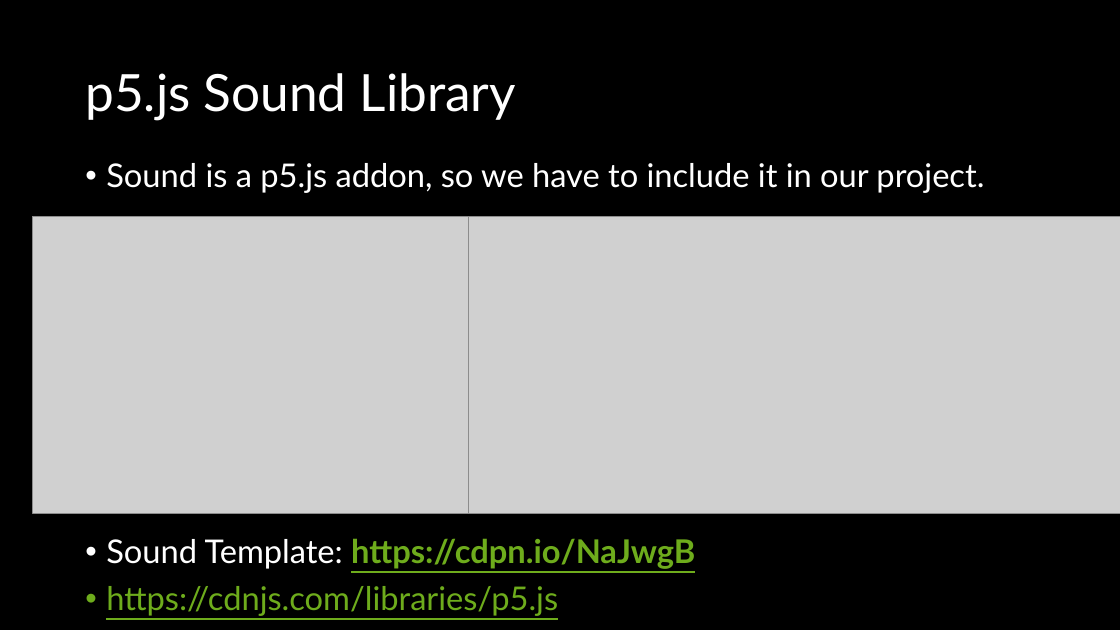
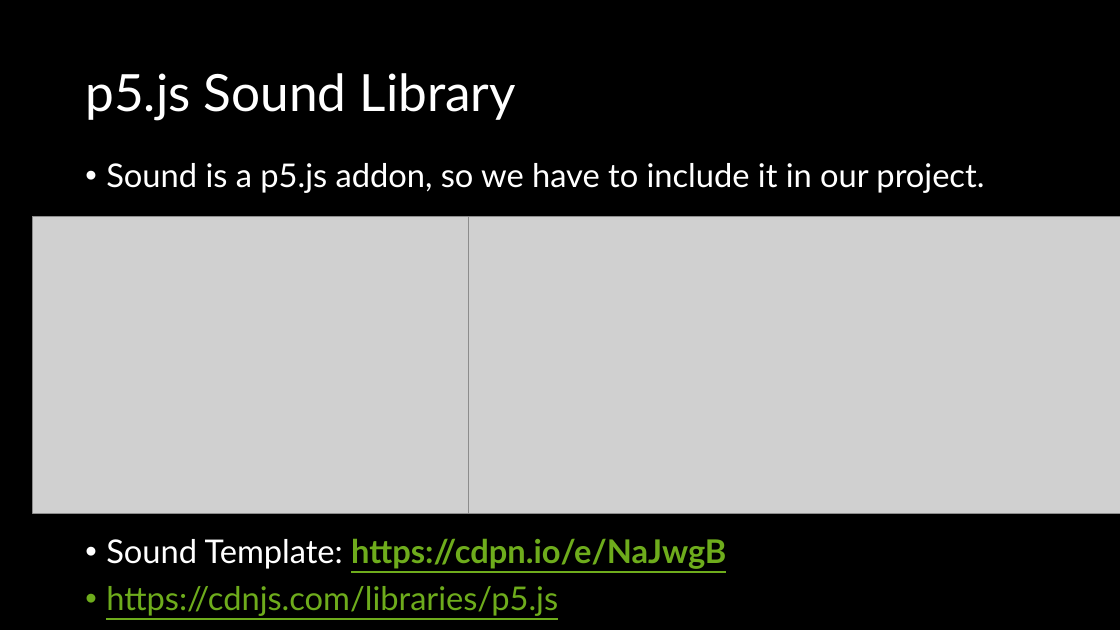
Before and after one commit to crhallberg/IMM120, a slide deck: slide 3 of Presentations/Sound - Oct 23.pptx. Drawn at 1120x630 pixels with LibreOffice and Linux fonts; fonts in the diff are those of the drawing; grey boxes stand for pictures. Boxes give left, top, right and bottom in pixels: in the first picture for what was removed or moved away, otherwise in the second. Text is boxed around its words. In the diff, an @@ line names an element or a change of style, - is before the commit and + after.

```diff
--- a/Presentations/Sound - Oct 23.pptx
+++ b/Presentations/Sound - Oct 23.pptx
@@ text at (x1=106, y1=538, x2=726, y2=569): text changed @@
-• Sound Template: https://cdpn.io/NaJwgB
+• Sound Template: https://cdpn.io/e/NaJwgB
```
Also in this commit, not shown: 2 other slides changed.
